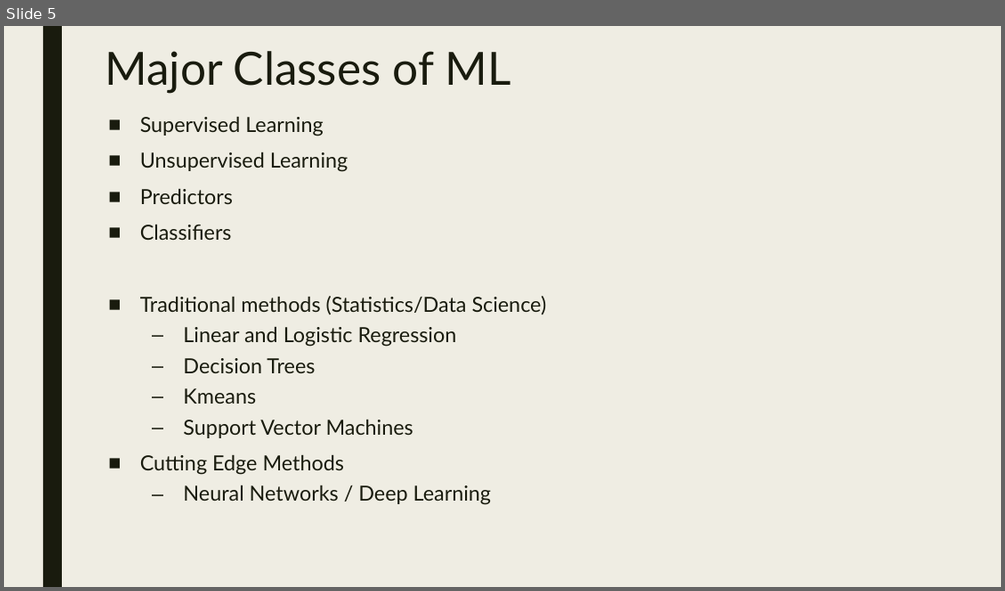
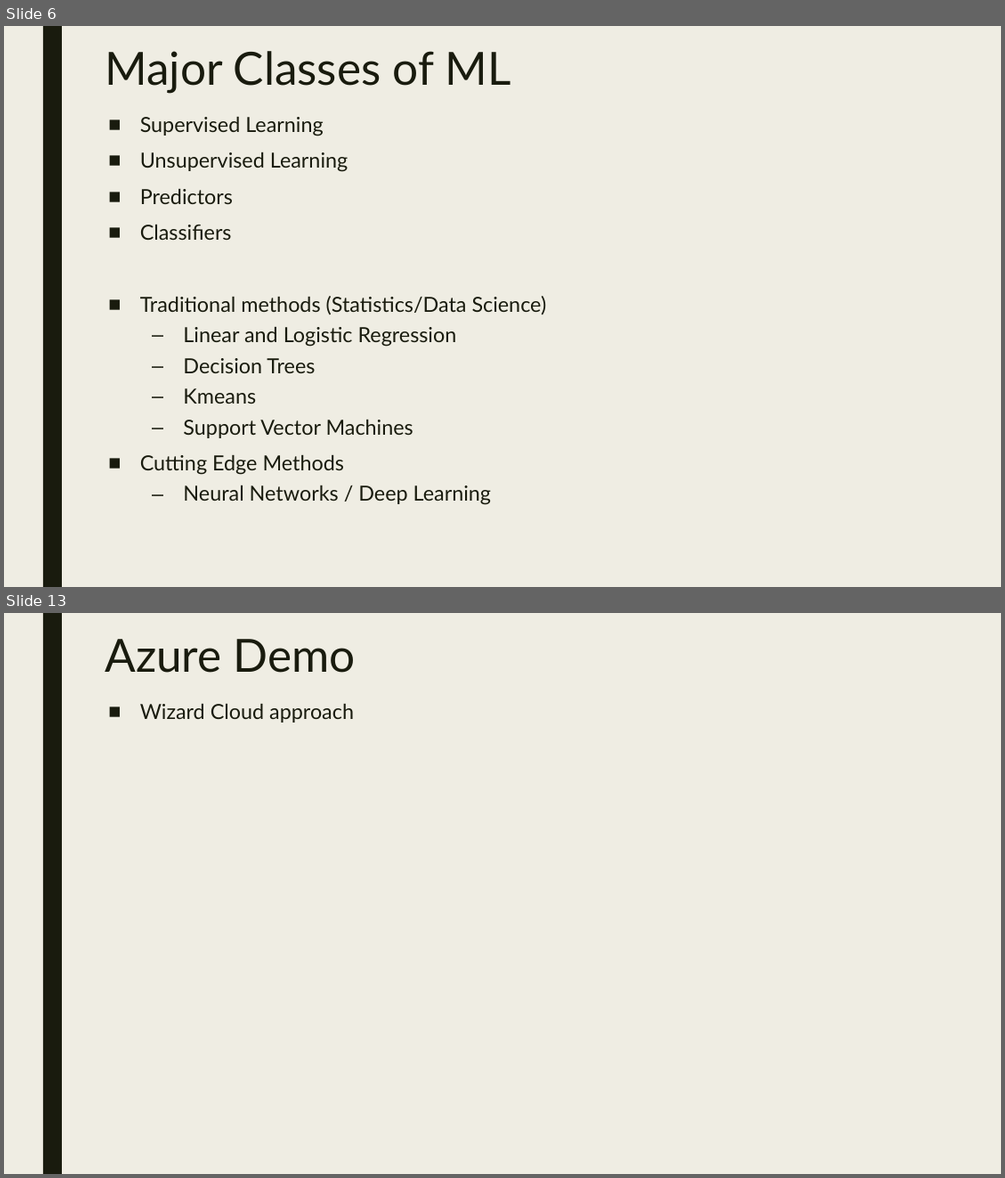
Before and after one commit to dougfoo/machineLearning, a slide deck: talks/MachineLearning101.pptx. Shown one above the other, each under a label of ours: slide 5 before the commit, slides 6 and 13 after it; the slides between them are not shown. The pictures are 1005x591 and 1005x1178 pixels, drawn with LibreOffice and Linux fonts; fonts in the diff are those of the drawing. Boxes give left, top, right and bottom in pixels: in the first picture for what was removed or moved away, otherwise in the second. Text is boxed around its words. In the diff, an @@ line names an element or a change of style, - is before the commit and + after.

```diff
--- a/talks/MachineLearning101.pptx
+++ b/talks/MachineLearning101.pptx
@@ slide 13 added at <box>4,613,1001,1174</box>, background #EFEDE3; not listed: 1 template element that a slide beside it also shows @@
@@ title added at <box>105,639,356,673</box>, 44 pt, text #191B0E @@
+Azure Demo
@@ text added at <box>140,703,354,722</box>, 20 pt, text #191B0E @@
+■ Wizard Cloud approach
@@ what was slide 5 is now slide 6 @@
```
Also in this commit, not shown: 2 slides changed, 9 other slides added.
